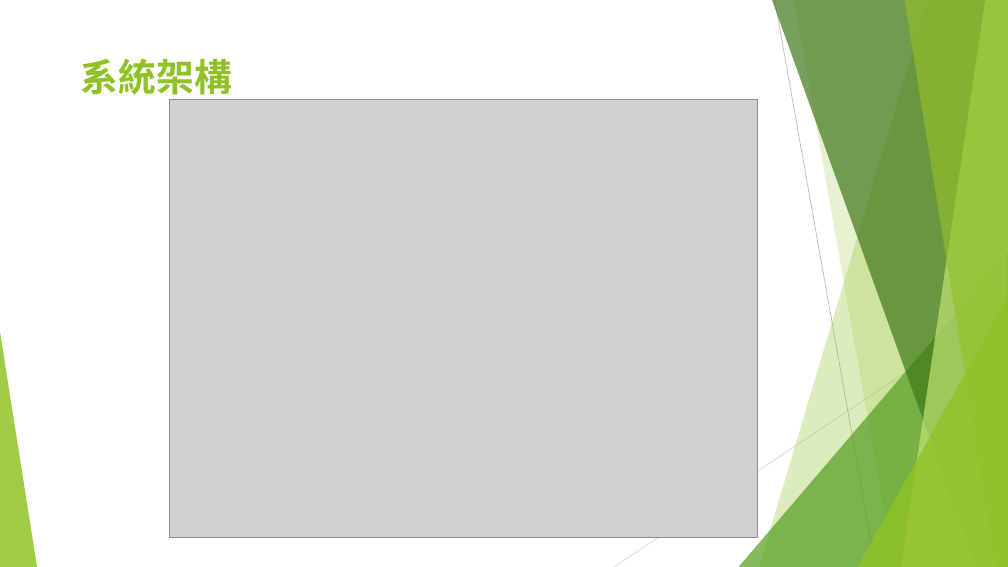
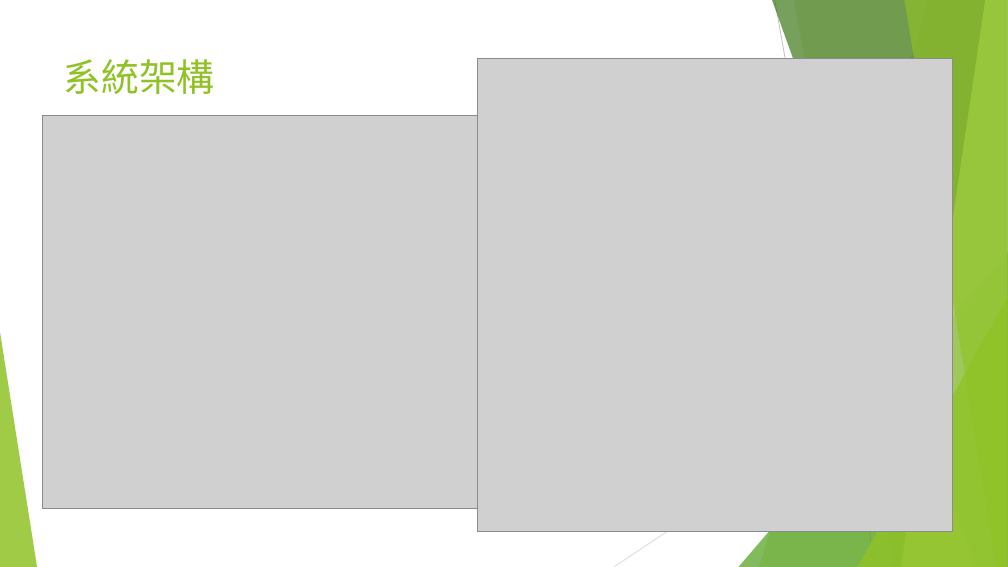
Before and after one commit to 0551102/107_SE_Team-10, a slide deck: slide 10 of 軟工期中v3.pptx (slide 8 before the commit). Drawn at 1008x567 pixels with LibreOffice and Linux fonts; fonts in the diff are those of the drawing; grey boxes stand for pictures. Boxes give left, top, right and bottom in pixels: in the first picture for what was removed or moved away, otherwise in the second. Text is boxed around its words. In the diff, an @@ line names an element or a change of style, - is before the commit and + after.

```diff
--- a/軟工期中v3.pptx
+++ b/軟工期中v3.pptx
@@ title "系統架構" at (64, 59, 215, 94): bold off @@
@@ picture added at (477, 58, 952, 532) @@
@@ picture: place and size @@
-picture at (169, 99, 758, 538)
+picture at (43, 115, 615, 509)
```
Also in this commit, not shown: 1 other slide changed, 1 slide added.
